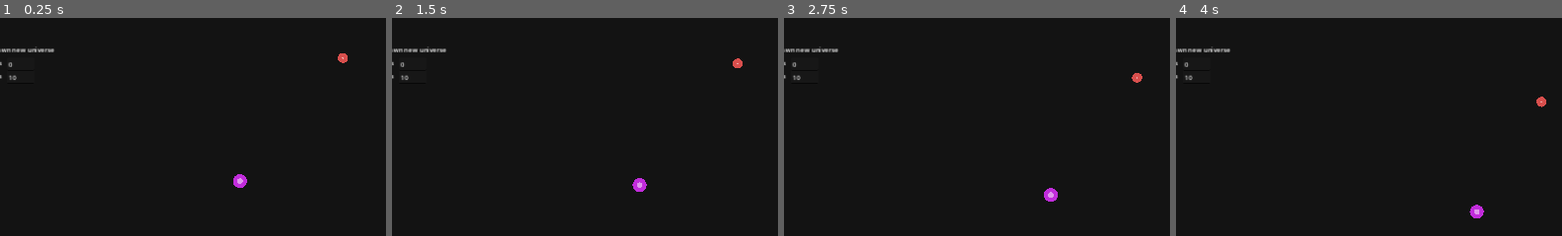
Above: before the commit, frames 1-4 (left to right).
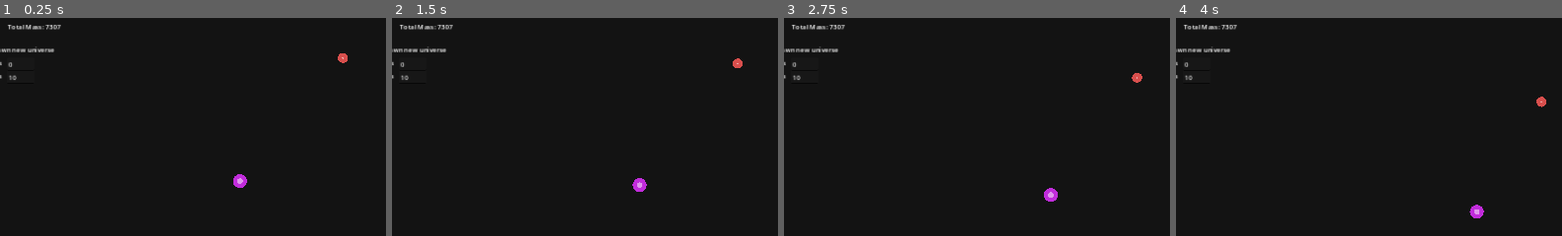
Above: after the commit, the same moments.

Repository: rp282/Gravity2D
Game: Godot game, scene res://god.tscn
Same seed, same stepped clock (60 frames per second), same inputs: the game is played once before the commit and once after it.
Inputs:
- Up to frame 1 (0.25 s): no input
- Up to frame 2 (1.5 s): no input
- Up to frame 3 (2.75 s): no input
- Up to frame 4 (4 s): no input
The pictures show only the part of the screen within x 6-56%, y 0-50%; the shares and areas given below are measured in that part.

The runs differ from the first frame. In frame 1, 0.2% of the frame differs, in the area x 2-16%, y 3-6%; in frame 2, 0.2%; in frame 3, 0.2%; in frame 4, 0.2%.

Commit message:
[GUI] Added total mass indicator

Diff:
--- a/god.gd
+++ b/god.gd
@@ -22,7 +22,7 @@
     $InputLargeBodies.set_text(str(large_bodies))
     $InputSmallBodies.set_text(str(small_bodies))
     $InputG.set_text(str(current_gravity))
-
+    $TotalMass.set_text("Total Mass: %d" % current_universe.total_mass)
     $Background.size.x = ProjectSettings.get_setting("display/window/size/viewport_width")
     $Background.size.y = ProjectSettings.get_setting("display/window/size/viewport_height")
 
@@ -38,6 +38,7 @@
         current_universe.large_bodies = large_bodies
         current_universe.small_bodies = small_bodies
         add_child(current_universe)
+        $TotalMass.set_text("Total Mass: %d" % current_universe.total_mass)
 
 
 func _on_input_large_bodies_text_changed(new_text):
--- a/god.tscn
+++ b/god.tscn
@@ -12,6 +12,13 @@
 offset_left = 32.0
 offset_top = 16.0
 offset_right = 72.0
+offset_bottom = 39.0
+
+[node name="TotalMass" type="Label" parent="."]
+z_index = 1
+offset_left = 146.0
+offset_top = 16.0
+offset_right = 186.0
 offset_bottom = 39.0
 
 [node name="Instructions" type="Label" parent="."]
--- a/universe.gd
+++ b/universe.gd
@@ -17,6 +17,8 @@
 
 var velocity = Vector2.ZERO
 
+var total_mass : float = 0
+
 func _ready():
     print(gravity)
     ## Large body
@@ -27,6 +29,7 @@
         body.initialize(self, randi() % God.BodyTypes.size(), random_radius, random_position, Color(randf_range(0,1), randf_range(0,1), randf_range(0,1), 1))
 #        var body = MassiveBody.new(generated_mass, random_position, Color(randf_range(0,1), randf_range(0,1), randf_range(0,1), 1))
 #        massive_objects.push_back(body)
+        total_mass += body.mass
         add_child(body)
     ## Small bodies
     for i in small_bodies:
@@ -36,6 +39,7 @@
         body.initialize(self, randi() % God.BodyTypes.size(), random_radius, random_position, Color(randf_range(0,1), randf_range(0,1), randf_range(0,1), 1))
 #        var body = MassiveBody.new(generated_mass, random_position, Color(randf_range(0,1), randf_range(0,1), randf_range(0,1), 1))
 #        massive_objects.push_back(body)
+        total_mass += body.mass
         add_child(body)
 
 #func _process(delta):
